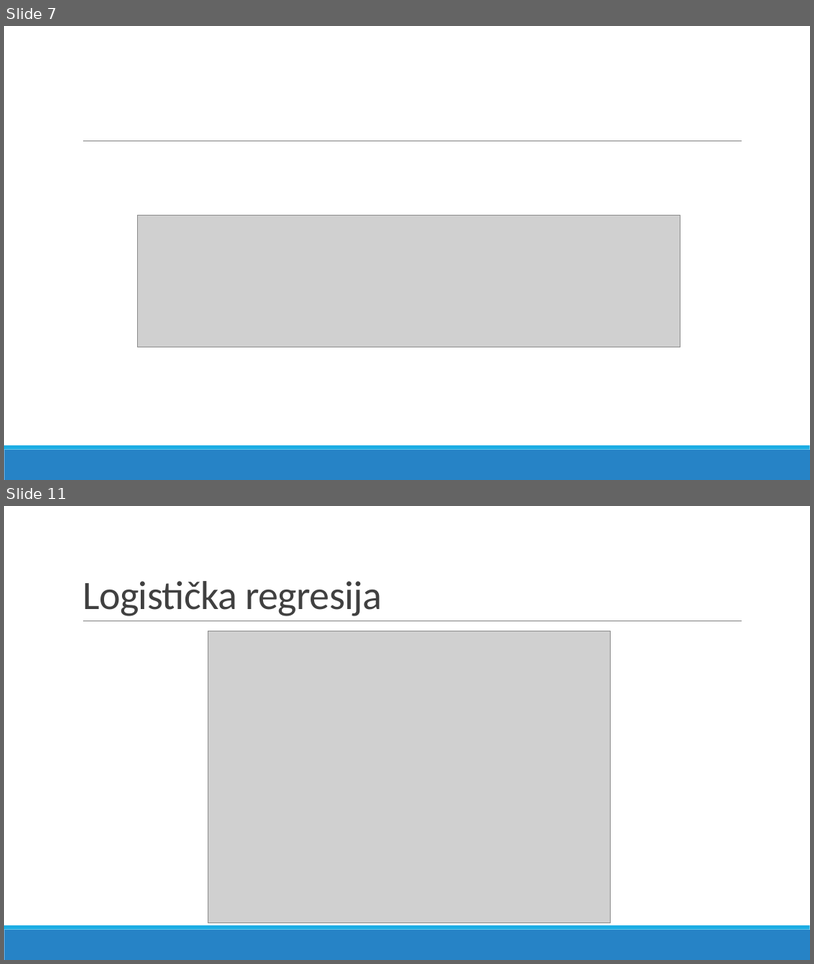
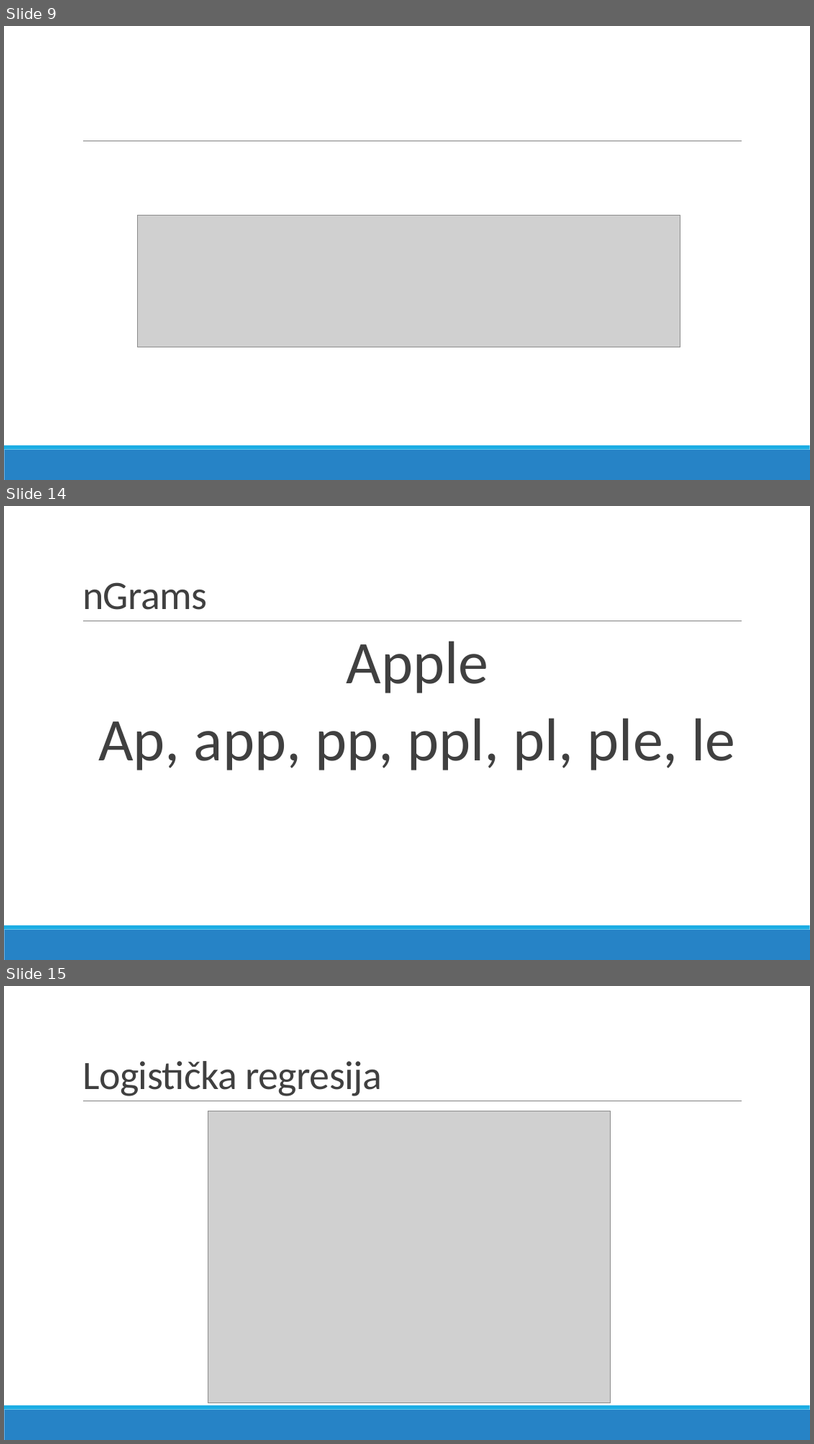
Before and after one commit to dzijo/imdb-genre-classification, a slide deck: Prezentacija/IMDb genre classification.pptx. Shown one above the other, each under a label of ours: slides 7 and 11 before the commit, slides 9, 14 and 15 after it; the slides between them are not shown. The pictures are 814x964 and 814x1444 pixels, drawn with LibreOffice and Linux fonts; fonts in the diff are those of the drawing; grey boxes stand for pictures. Boxes give left, top, right and bottom in pixels: in the first picture for what was removed or moved away, otherwise in the second. Text is boxed around its words. In the diff, an @@ line names an element or a change of style, - is before the commit and + after.

```diff
--- a/Prezentacija/IMDb genre classification.pptx
+++ b/Prezentacija/IMDb genre classification.pptx
@@ slide 14 added at [4, 506, 810, 960], background #FFFFFF; not listed: 3 template elements that a slide beside it also shows @@
@@ title added at [82, 582, 208, 610], 48 pt, text #404040 @@
+nGrams
@@ text added at [98, 641, 736, 770], 72 pt, text #404040 @@
+  Apple
+  Ap, app, pp, ppl, pl, ple, le
@@ what was slide 7 is now slide 9 @@
@@ what was slide 11 is now slide 15 @@
```
Also in this commit, not shown: 3 slides changed, 8 other slides added, 4 slides removed.
